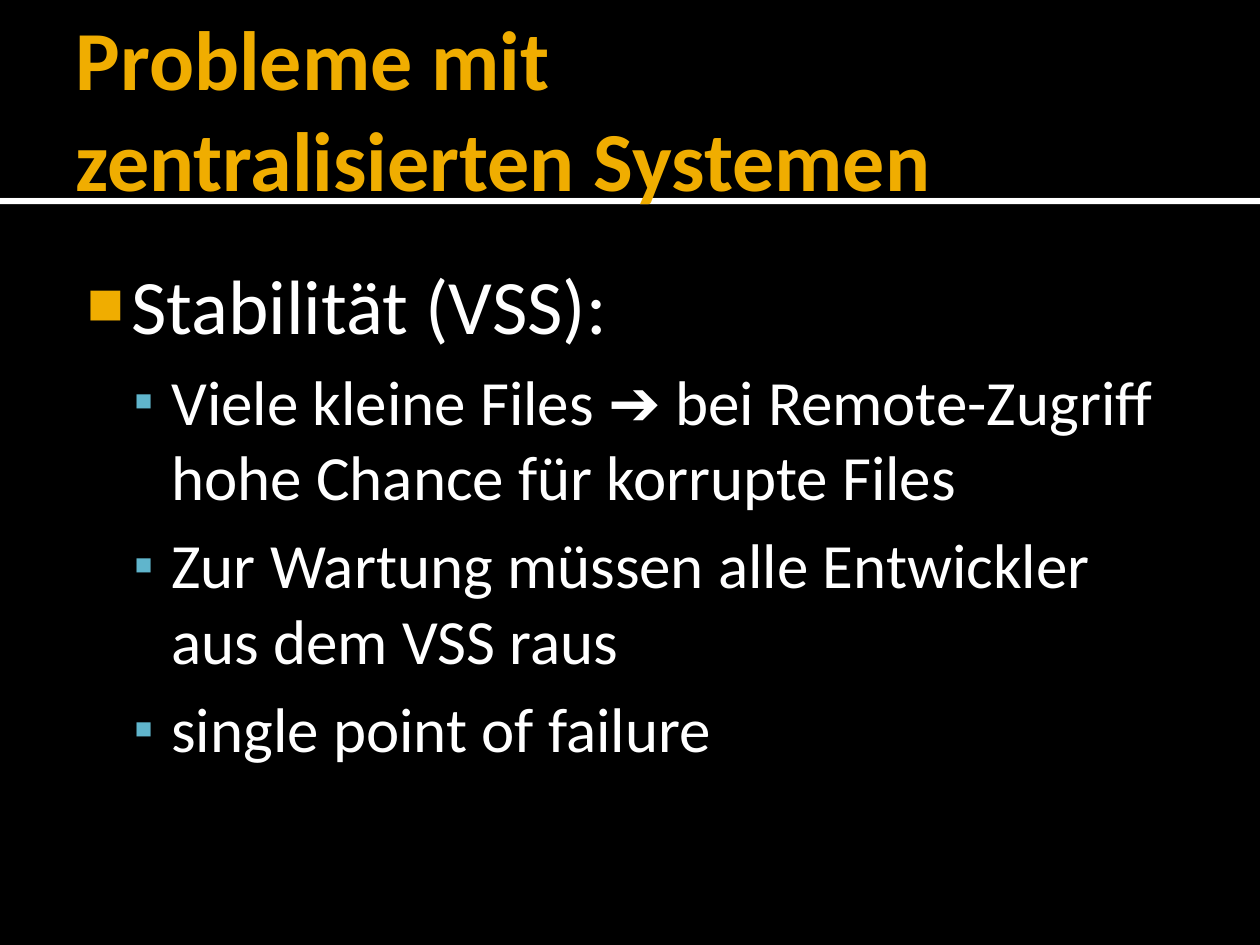
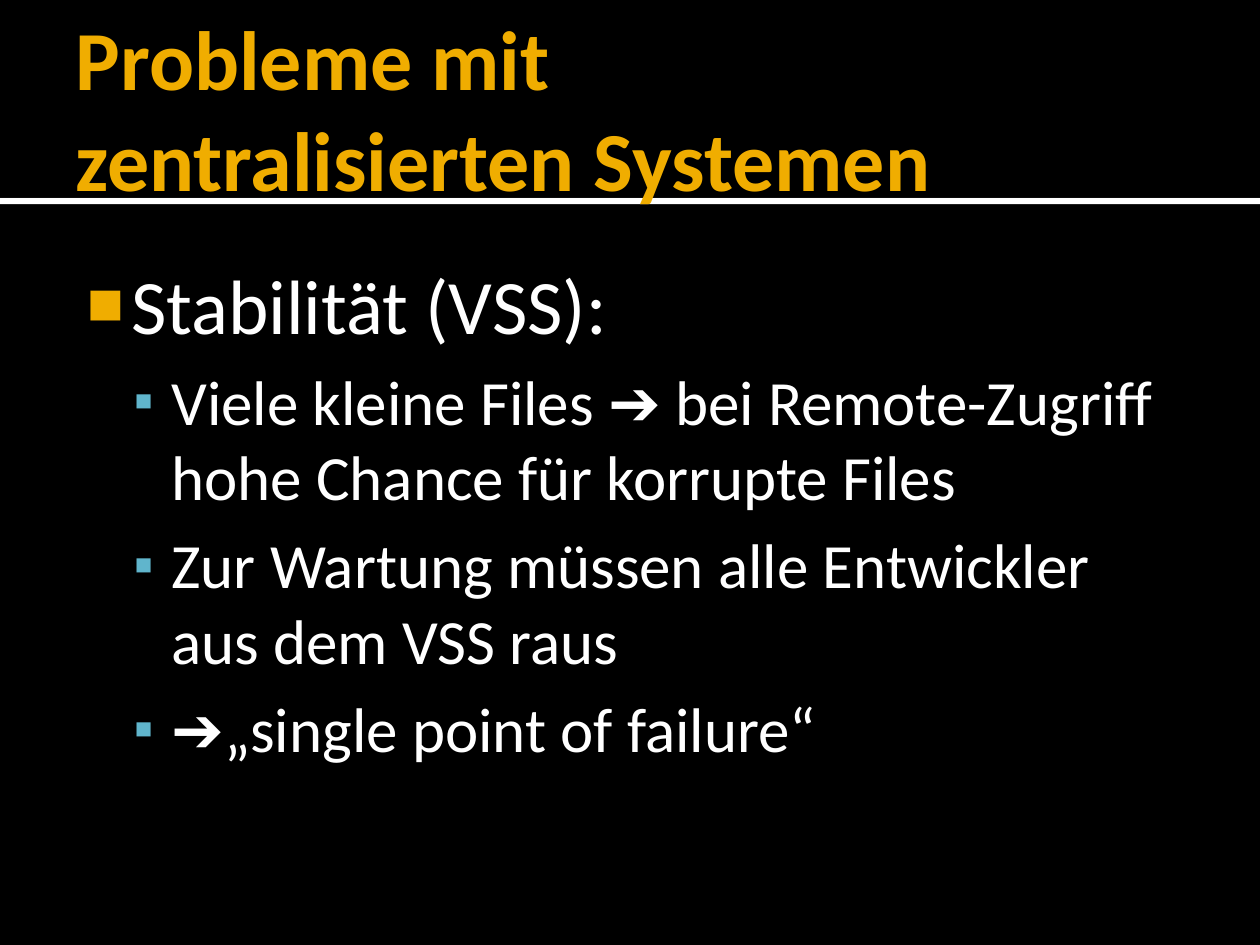
Before and after one commit to forki/GitTalk, a slide deck: slide 8 of GitTalk.pptx. Drawn at 1260x945 pixels with LibreOffice and Linux fonts; fonts in the diff are those of the drawing. Boxes give left, top, right and bottom in pixels: in the first picture for what was removed or moved away, otherwise in the second. Text is boxed around its words. In the diff, an @@ line names an element or a change of style, - is before the commit and + after.

```diff
--- a/GitTalk.pptx
+++ b/GitTalk.pptx
@@ text at bbox=[224, 706, 815, 763]: text changed @@
-  ▪ single point of failure
+  ▪ ➔„single point of failure“
```
Also in this commit, not shown: 3 other slides changed.
